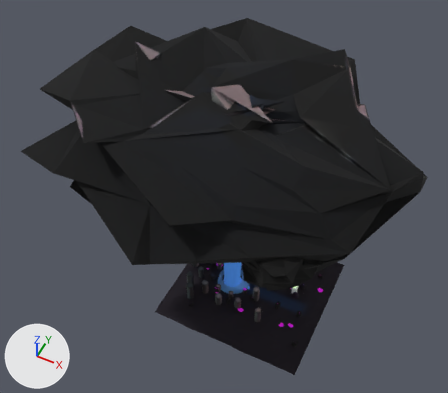
The Blender file blender/skills-landmark-bake.blend, before and after one commit.
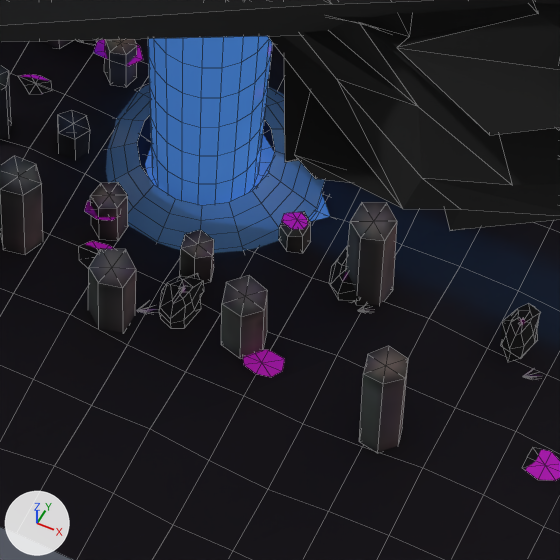
The first picture shows the older version from a 50 mm lens placed at (24.1, -57.5, 93.5), pointed at (-4.9, 0.5, 21.1). The close-ups show the older and then the newer version on the part from 45% to 63% of the width and 65% to 86% of the height of that picture. Only the edits that show in the close-ups are written down. The axes (+X, +Y, +Z) are drawn at lower left. The lights are the same throughout. The close-ups show mesh edges as thin lines.

Script lines for the objects in view, before the commit:
```python
me_skl_boulder_0 = bpy.data.meshes.new('skl_boulder_0')
me_skl_boulder_0.from_pydata(...)  # 1984 vertices, 1440 faces; spans x -9.2..14.0, y -4.0..14.0, z -0.1..30.2
me_skl_boulder_0.materials.append(mat_skl_organics_baked_v3)  # picture img_bake_skl_organics
me_skl_plunge_pool = bpy.data.meshes.new('skl_plunge_pool')
me_skl_plunge_pool.from_pydata(...)  # 25 vertices, 24 faces; spans x -6.2..0.2, y -3.2..3.2, z -0.45
me_skl_plunge_pool.materials.append(mat_skl_plunge_pool_mat)  # blue #3f7cc4, glowing blue #305995
me_skl_waterfall_spray = bpy.data.meshes.new('skl_waterfall_spray')
me_skl_waterfall_spray.from_pydata(...)  # 80 vertices, 64 faces; spans x -6.2..0.2, y -3.2..3.2, z -0.3..0.4
me_skl_waterfall_spray.materials.append(mat_skl_waterfall_spray_mat)  # blue #6ca0da
ob_skl_organics_merged = bpy.data.objects.new('skl_organics_merged', me_skl_boulder_0)
ob_skl_organics_merged.location = (-1.5, -4.5, 0.0)
ob_skl_plunge_pool = bpy.data.objects.new('skl_plunge_pool', me_skl_plunge_pool)
ob_skl_plunge_pool.location = (0.0, 0.0, 0.0)
ob_skl_waterfall_spray = bpy.data.objects.new('skl_waterfall_spray', me_skl_waterfall_spray)
ob_skl_waterfall_spray.location = (0.0, 0.0, 0.0)
# also in view: 'skl_waterfall_main' at (-2.9, 0.1, 19.6); 'skl_ground_merged' at (-4.8, -0.4, 20.3)
```
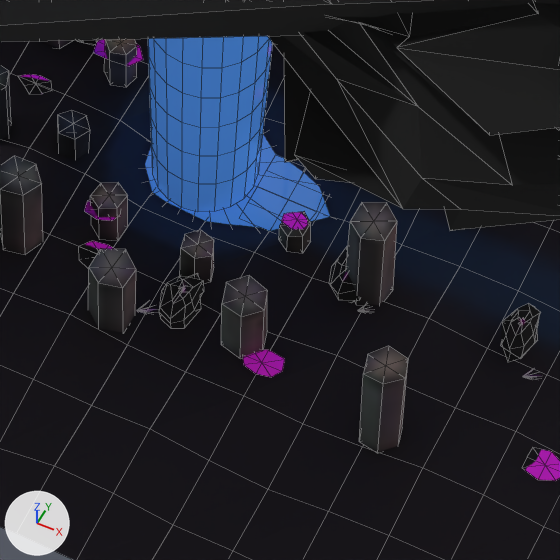
Changed parts and their boxes (x1, y1, x2, y2) in the close-ups (560 x 560 px):
'skl_waterfall_spray', deleted
    before: (106, 85, 325, 253)

The change, as a list of edits to the scene's bpy script:
```text
Remove ob_skl_waterfall_spray:
    ob_skl_waterfall_spray = bpy.data.objects.new('skl_waterfall_spray', me_skl_waterfall_spray)
    ob_skl_waterfall_spray.location = (0.0, 0.0, 0.0)
```
